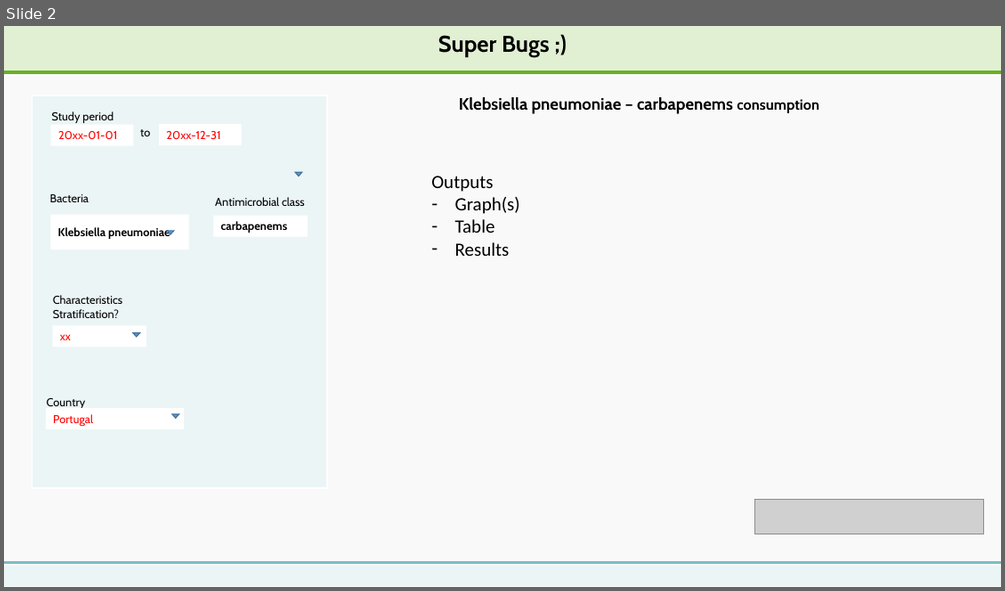
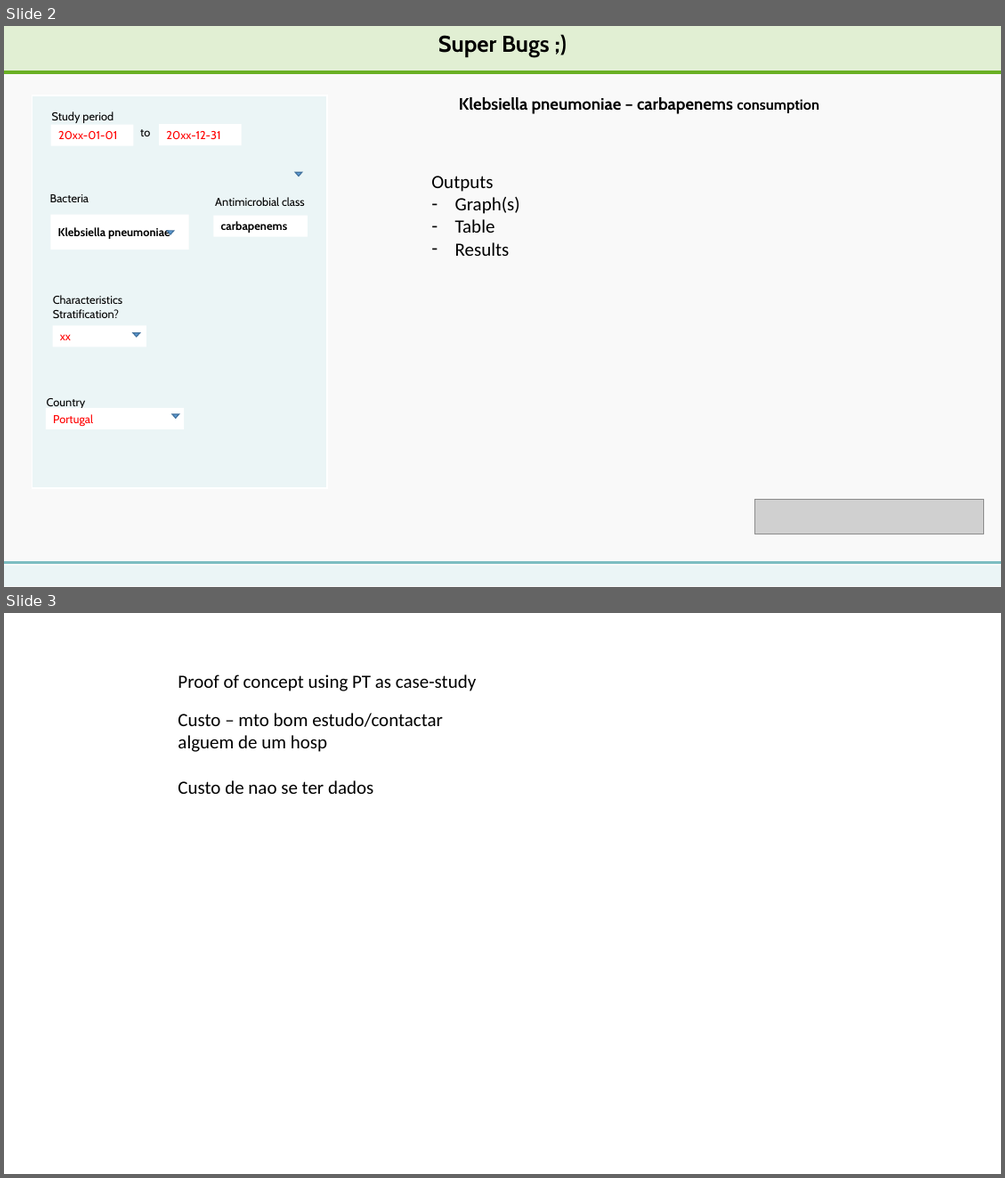
Before and after one commit to joanagomesdias/super_bugs, a slide deck: MockUpShiny.pptx. Shown one above the other, each under a label of ours: slide 2 before the commit, slides 2 and 3 after it. The pictures are 1005x591 and 1005x1178 pixels, drawn with LibreOffice and Linux fonts; fonts in the diff are those of the drawing; grey boxes stand for pictures. Boxes give left, top, right and bottom in pixels: in the first picture for what was removed or moved away, otherwise in the second. Text is boxed around its words. In the diff, an @@ line names an element or a change of style, - is before the commit and + after.

```diff
--- a/MockUpShiny.pptx
+++ b/MockUpShiny.pptx
@@ slide 3 added at bbox=[4, 613, 1001, 1174], background #FFFFFF @@
@@ text added at bbox=[178, 674, 476, 691], 18 pt, text #000000 @@
+Proof of concept using PT as case-study
@@ text added at bbox=[178, 713, 443, 794], 18 pt, text #000000 @@
+Custo – mto bom estudo/contactar alguem de um hosp
+Custo de nao se ter dados
```
Also in this commit, not shown: 1 slide changed.
